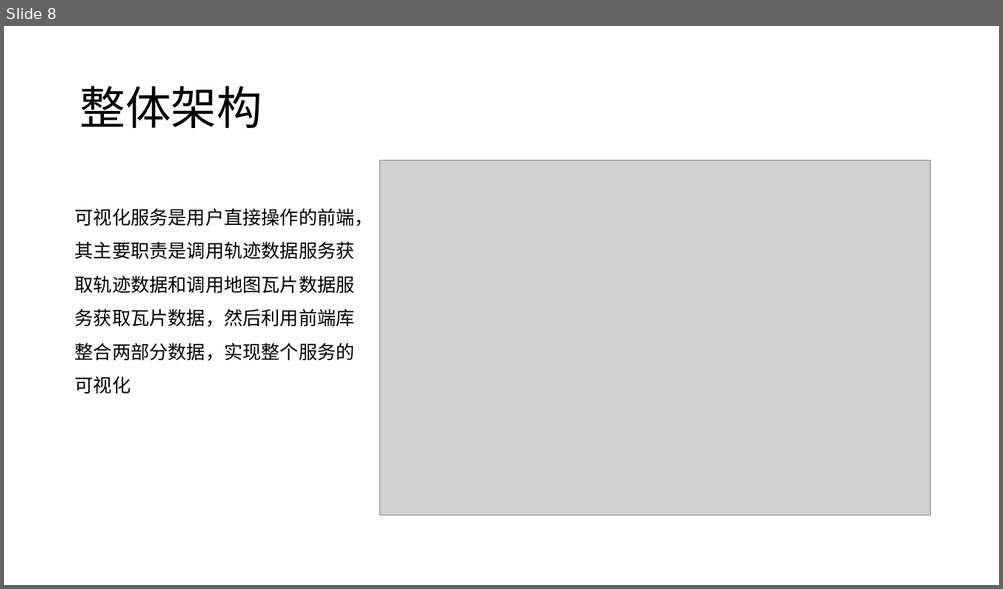
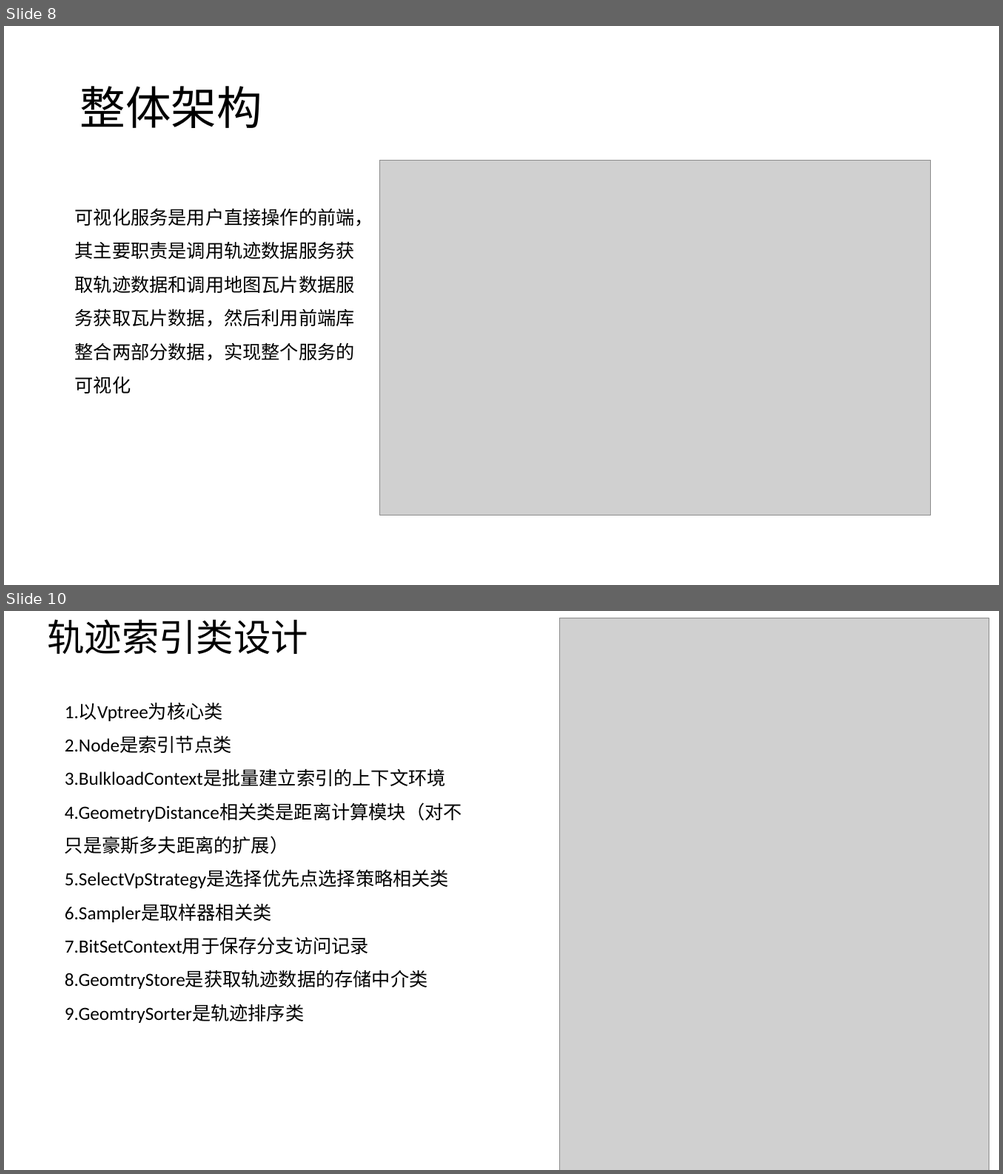
Before and after one commit to hc2013/graduate-article-latex, a slide deck: 地理轨迹相似性分析服务的设计和.pptx. Shown one above the other, each under a label of ours: slide 8 before the commit, slides 8 and 10 after it; the slides between them are not shown. The pictures are 1003x589 and 1003x1174 pixels, drawn with LibreOffice and Linux fonts; fonts in the diff are those of the drawing; grey boxes stand for pictures. Boxes give left, top, right and bottom in pixels: in the first picture for what was removed or moved away, otherwise in the second. Text is boxed around its words. In the diff, an @@ line names an element or a change of style, - is before the commit and + after.

```diff
--- a/地理轨迹相似性分析服务的设计和.pptx
+++ b/地理轨迹相似性分析服务的设计和.pptx
@@ slide 10 added at <box>4,611,999,1170</box>, background #FFFFFF @@
@@ title added at <box>47,619,308,654</box>, 36 pt, text #000000 @@
+轨迹索引类设计
@@ picture added at <box>559,618,988,1170</box> @@
@@ text added at <box>65,703,462,1023</box>, 18 pt, text #000000 @@
+1.以Vptree为核心类
+2.Node是索引节点类
+3.BulkloadContext是批量建立索引的上下文环境
+4.GeometryDistance相关类是距离计算模块（对不只是豪斯多夫距离的扩展）
+5.SelectVpStrategy是选择优先点选择策略相关类
+6.Sampler是取样器相关类
+7.BitSetContext用于保存分支访问记录
+8.GeomtryStore是获取轨迹数据的存储中介类
+9.GeomtrySorter是轨迹排序类
```
Also in this commit, not shown: 1 slide changed, 16 other slides added, 42 other files.
